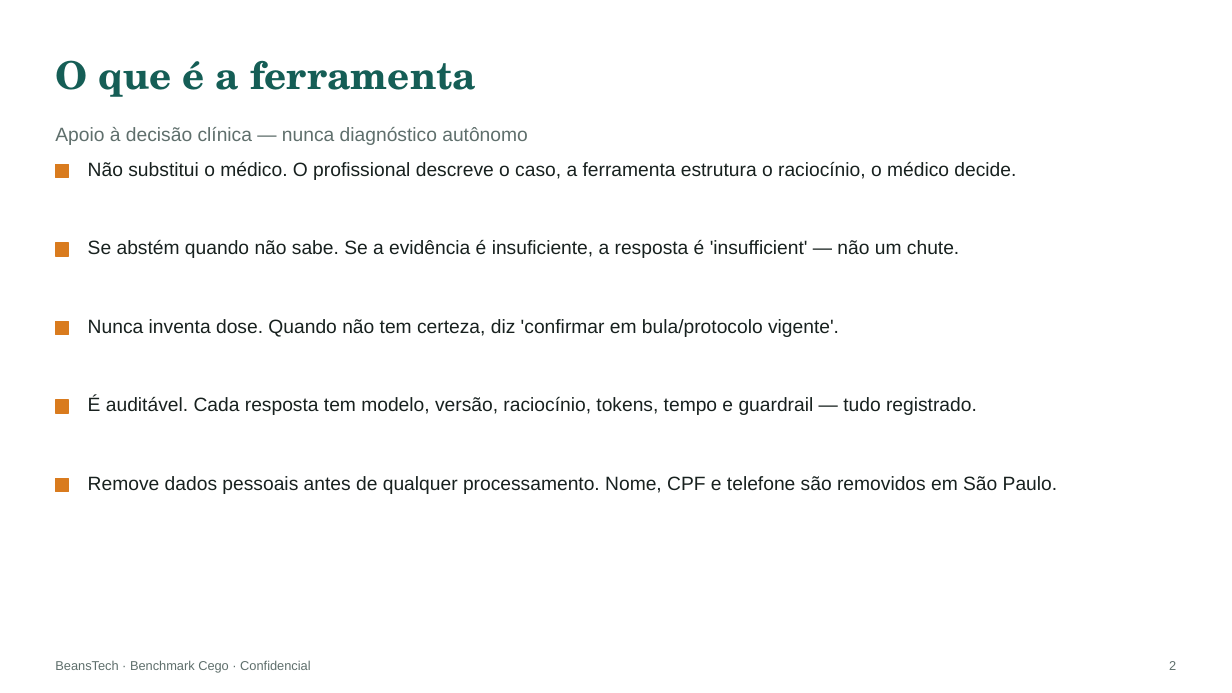
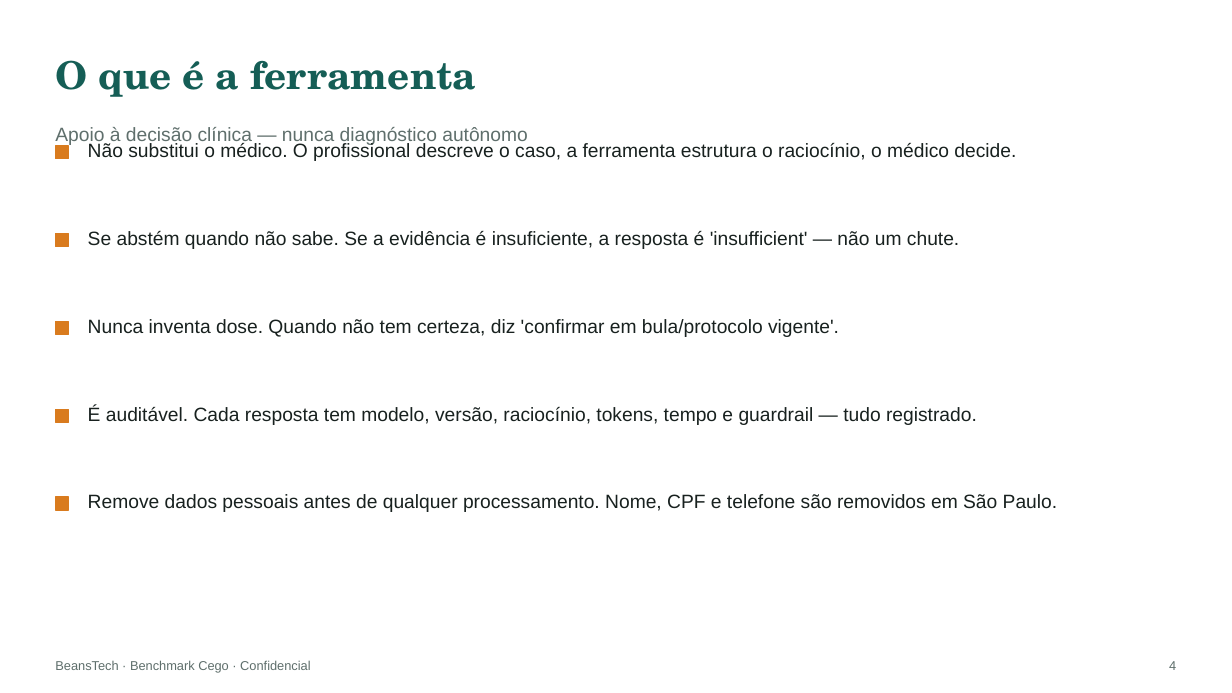
Before and after one commit to beanstechhub/healthtech-infra, a slide deck: slide 4 of apresentacoes/Benchmark_Cego_Medicos.pptx (slide 2 before the commit). Drawn at 1232x693 pixels with LibreOffice and Linux fonts; fonts in the diff are those of the drawing. Boxes give left, top, right and bottom in pixels: in the first picture for what was removed or moved away, otherwise in the second. Text is boxed around its words. In the diff, an @@ line names an element or a change of style, - is before the commit and + after.

Commit message:
Slides completos: LGPD, IA como ferramenta, Einstein 5/8 preenchidos, Qwen 5/6/8 com contexto clínico, Benchmark 10 slides

```diff
--- a/apresentacoes/Benchmark_Cego_Medicos.pptx
+++ b/apresentacoes/Benchmark_Cego_Medicos.pptx
@@ rectangle: place and size @@
-rectangle at box(55, 165, 68, 177)
+rectangle at box(55, 146, 68, 159)
@@ text "Não substitui o médico. O ...": place and size @@
-text "Não substitui o médico. O ..." at box(88, 162, 1016, 180)
+text "Não substitui o médico. O ..." at box(88, 142, 1016, 161)
@@ rectangle: place and size @@
-rectangle at box(55, 243, 68, 256)
+rectangle at box(55, 234, 68, 247)
@@ text "Se abstém quando não sabe. ...": place and size @@
-text "Se abstém quando não sabe. ..." at box(88, 240, 959, 258)
+text "Se abstém quando não sabe. ..." at box(88, 231, 959, 249)
@@ rectangle: place and size @@
-rectangle at box(55, 400, 68, 413)
+rectangle at box(55, 409, 68, 422)
@@ text "É auditável. Cada resposta tem ...": place and size @@
-text "É auditável. Cada resposta tem ..." at box(88, 396, 977, 415)
+text "É auditável. Cada resposta tem ..." at box(88, 406, 977, 425)
@@ rectangle: place and size @@
-rectangle at box(55, 479, 68, 492)
+rectangle at box(55, 497, 68, 510)
@@ text "Remove dados pessoais antes de ...": place and size @@
-text "Remove dados pessoais antes de ..." at box(88, 476, 1057, 494)
+text "Remove dados pessoais antes de ..." at box(88, 494, 1057, 512)
@@ text at box(1169, 661, 1176, 670): text changed @@
-2
+4
```
Also in this commit, not shown: 6 other slides changed, 3 slides added, 1 slide removed, 10 other files.
